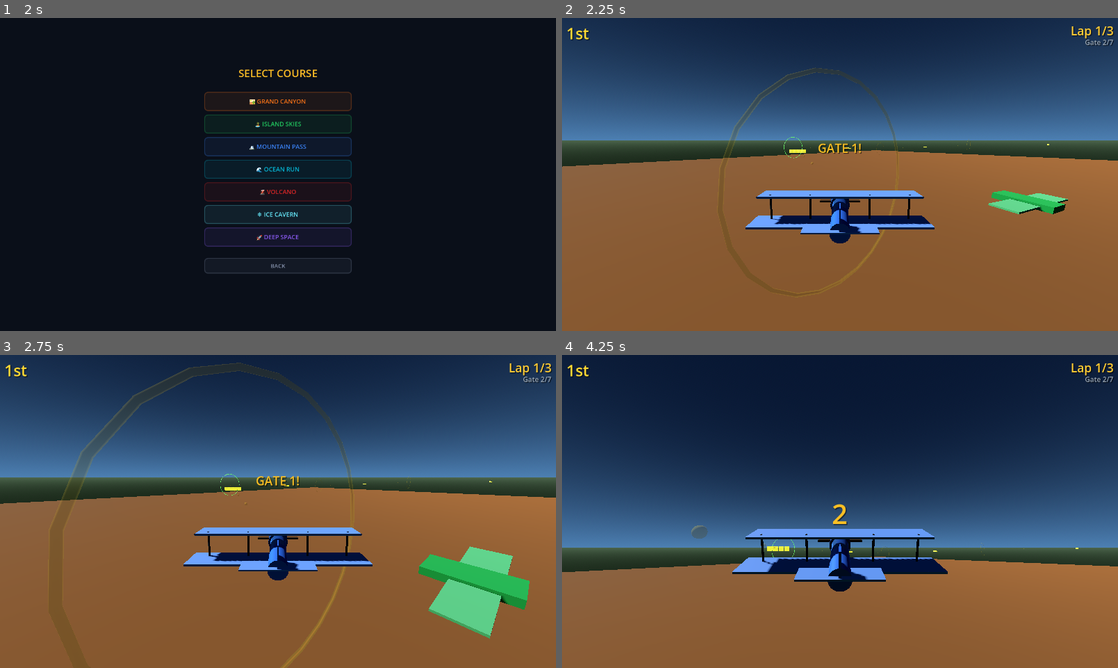
Above: before the commit, frames 1-4 (two rows, left to right).
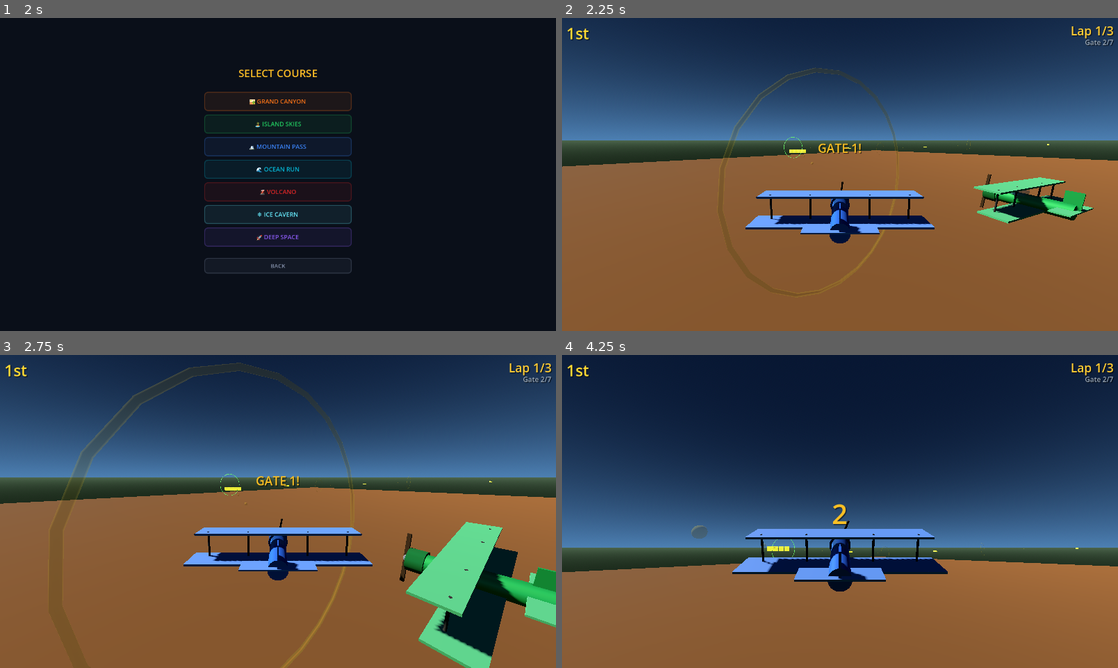
Above: after the commit, the same moments.

Repository: withdoron/ephraim-games
Game: Godot game, scene res://node_3d.tscn
The game is run twice, just before and just after one commit, with the same random seed, the same clock (stepped at 60 frames per second) and the same inputs.
Inputs (mouse positions are in pixels of both pictures, inside the frame that each line leads up to):
- Up to frame 1 (2 s): click "RACE" at 0.5 s; click "1 PLAYER" at 1.25 s
- Up to frame 2 (2.25 s): click "🏜️ GRAND CANYON" at 2 s
- Up to frame 3 (2.75 s): no input
- Up to frame 4 (4.25 s): tap Enter at 2.75 s; move the mouse to (962, 495) at 2.77 s; hold Right (ui_right) 2.78-3.53 s; tap P at 2.85 s; click (962, 495) at 2.92 s; tap Space at 3.02, 3.77 s; move the mouse to (728, 527) at 3.52 s; hold S from 3.53 s (still down); tap Shift at 3.6 s

Frame 1 is identical in both runs. In frame 2, 1.9% of the frame differs, in the area x 46-96%, y 49-66%; in frame 3, 6.4%, in the area x 46-100%, y 52-100%; in frame 4, less than 0.1%.

Commit message:
RINGSTORM-GODOT: Staggerwing biplane model from mesh primitives
Replace box-planes with detailed Staggerwing biplane design built
from Godot mesh primitives. Both player and NPC use the same model:

- Cylinder fuselage with tapered tail section
- Engine cowl (wider cylinder) with metallic spinner sphere
- Spinning propeller (box mesh, rotates 25 rad/s in _physics_process)
- Staggered biplane wings: lower wing slightly aft, upper forward
- 4 wing struts connecting upper and lower wings
- Horizontal + vertical stabilizers at tail
- Landing gear with wheel spheres
- Transparent cockpit canopy with glass material

Each racer uses their own color: body = accent color, wings =
lightened accent, cowl = darkened accent. NPC _create_mesh() fully
rewritten to match the player biplane builder.

Co-Authored-By: Claude Opus 4.6 (1M context) <noreply@anthropic.com>

Diff:
--- a/ringstorm/new-game-project/scripts/npc_plane.gd
+++ b/ringstorm/new-game-project/scripts/npc_plane.gd
@@ -62,34 +62,85 @@
 	_create_mesh()
 
 func _create_mesh():
-	# Simple plane mesh (same as player but NPC color)
-	body_mesh = MeshInstance3D.new()
-	body_mesh.name = "Body"
-	var box = BoxMesh.new()
-	box.size = Vector3(1.2, 0.3, 2.5)
-	body_mesh.mesh = box
-	var mat = StandardMaterial3D.new()
-	mat.albedo_color = racer_color
-	mat.metallic = 0.3
-	body_mesh.material_override = mat
+	# Staggerwing biplane — same design as player, NPC colors
+	var accent = racer_color
+	var wing_col = racer_color.lightened(0.3)
+	var accent_dark = accent.darkened(0.3)
+	var bmat = StandardMaterial3D.new(); bmat.albedo_color = accent; bmat.metallic = 0.3; bmat.roughness = 0.6
+	var dmat = StandardMaterial3D.new(); dmat.albedo_color = accent_dark; dmat.metallic = 0.3
+	var wmat = StandardMaterial3D.new(); wmat.albedo_color = wing_col; wmat.metallic = 0.1; wmat.roughness = 0.8
+	var smat = StandardMaterial3D.new(); smat.albedo_color = Color(0.25, 0.25, 0.25)
+	var pmat = StandardMaterial3D.new(); pmat.albedo_color = Color(0.3, 0.2, 0.1)
+
+	# Fuselage
+	body_mesh = MeshInstance3D.new(); body_mesh.name = "Body"
+	var fcyl = CylinderMesh.new(); fcyl.top_radius = 0.35; fcyl.bottom_radius = 0.35; fcyl.height = 3.5
+	body_mesh.mesh = fcyl; body_mesh.material_override = bmat
+	body_mesh.rotation.x = deg_to_rad(90)
 	add_child(body_mesh)
 
-	# Wings
-	var wings = MeshInstance3D.new()
-	var wmesh = BoxMesh.new()
-	wmesh.size = Vector3(5.0, 0.08, 1.2)
-	wings.mesh = wmesh
-	var wmat = StandardMaterial3D.new()
-	wmat.albedo_color = racer_color.lightened(0.3)
-	wmat.metallic = 0.2
-	wings.material_override = wmat
-	wings.position = Vector3(0, 0, 0.2)
-	add_child(wings)
+	# Tail taper
+	var tt = MeshInstance3D.new(); var ttc = CylinderMesh.new()
+	ttc.top_radius = 0.35; ttc.bottom_radius = 0.18; ttc.height = 1.0
+	tt.mesh = ttc; tt.material_override = bmat; tt.rotation.x = deg_to_rad(90); tt.position = Vector3(0, 0, 1.2)
+	add_child(tt)
+
+	# Cowl
+	var cowl = MeshInstance3D.new(); var ccyl = CylinderMesh.new()
+	ccyl.top_radius = 0.45; ccyl.bottom_radius = 0.45; ccyl.height = 0.6
+	cowl.mesh = ccyl; cowl.material_override = dmat; cowl.rotation.x = deg_to_rad(90); cowl.position = Vector3(0, 0, -1.5)
+	add_child(cowl)
+
+	# Spinner
+	var spin = MeshInstance3D.new(); var ssph = SphereMesh.new(); ssph.radius = 0.15; ssph.height = 0.3
+	spin.mesh = ssph; var sm = StandardMaterial3D.new(); sm.albedo_color = Color(0.7, 0.7, 0.75); sm.metallic = 0.6
+	spin.material_override = sm; spin.position = Vector3(0, 0, -1.85); add_child(spin)
+
+	# Propeller
+	var prop = MeshInstance3D.new(); prop.name = "Propeller"
+	var pb = BoxMesh.new(); pb.size = Vector3(2.0, 0.08, 0.15)
+	prop.mesh = pb; prop.material_override = pmat; prop.position = Vector3(0, 0, -1.9); add_child(prop)
+
+	# Lower wing
+	var lw = MeshInstance3D.new(); var lwb = BoxMesh.new(); lwb.size = Vector3(7.0, 0.08, 1.2)
+	lw.mesh = lwb; lw.material_override = wmat; lw.position = Vector3(0, -0.2, 0.3); add_child(lw)
+
+	# Upper wing
+	var uw = MeshInstance3D.new(); var uwb = BoxMesh.new(); uwb.size = Vector3(6.5, 0.08, 1.1)
+	uw.mesh = uwb; uw.material_override = wmat; uw.position = Vector3(0, 0.8, -0.2); add_child(uw)
+
+	# Struts
+	for sx in [-1.2, -2.8, 1.2, 2.8]:
+		var st = MeshInstance3D.new(); var sc = CylinderMesh.new()
+		sc.top_radius = 0.04; sc.bottom_radius = 0.04; sc.height = 1.1
+		st.mesh = sc; st.material_override = smat; st.position = Vector3(sx, 0.3, 0.05); add_child(st)
+
+	# H-stab + V-stab
+	var hs = MeshInstance3D.new(); var hb = BoxMesh.new(); hb.size = Vector3(2.5, 0.06, 0.7)
+	hs.mesh = hb; hs.material_override = wmat; hs.position = Vector3(0, 0.1, 1.6); add_child(hs)
+	var vs = MeshInstance3D.new(); var vb = BoxMesh.new(); vb.size = Vector3(0.06, 0.8, 0.6)
+	vs.mesh = vb; vs.material_override = bmat; vs.position = Vector3(0, 0.5, 1.6); add_child(vs)
+
+	# Landing gear + wheels
+	for side in [-1, 1]:
+		var g = MeshInstance3D.new(); var gc = CylinderMesh.new()
+		gc.top_radius = 0.04; gc.bottom_radius = 0.04; gc.height = 0.6
+		g.mesh = gc; g.material_override = smat
+		g.position = Vector3(side * 0.8, -0.5, -0.3); g.rotation.x = deg_to_rad(15); add_child(g)
+		var w = MeshInstance3D.new(); var ws = SphereMesh.new(); ws.radius = 0.12; ws.height = 0.24
+		w.mesh = ws; w.material_override = smat; w.position = Vector3(side * 0.8, -0.8, -0.25); add_child(w)
+
+	# Cockpit
+	var cp = MeshInstance3D.new(); var cb = BoxMesh.new(); cb.size = Vector3(0.5, 0.3, 0.6)
+	cp.mesh = cb; var cm = StandardMaterial3D.new()
+	cm.albedo_color = Color(0.5, 0.7, 1.0, 0.4); cm.transparency = BaseMaterial3D.TRANSPARENCY_ALPHA
+	cm.metallic = 0.5; cm.roughness = 0.3; cp.material_override = cm; cp.position = Vector3(0, 0.35, -0.3)
+	add_child(cp)
 
 	# Collision shape
 	var col = CollisionShape3D.new()
 	var shape = BoxShape3D.new()
-	shape.size = Vector3(1.2, 0.4, 2.5)
+	shape.size = Vector3(2.0, 1.0, 3.5)
 	col.shape = shape
 	add_child(col)
 
@@ -183,8 +234,13 @@
 	move_and_slide()
 
 	# Visual pitch and roll
-	rotation.x = -pitch_angle  # Positive pitch = nose up = negative rotation.x
-	rotation.z = -roll_value  # Turning right = positive roll_value = tilt right = negative rotation.z
+	rotation.x = -pitch_angle
+	rotation.z = -roll_value
+
+	# Spin propeller
+	var prop = get_node_or_null("Propeller")
+	if prop:
+		prop.rotation.z += 25.0 * delta
 
 	# NPC weapon use — ported from lines 995-997
 	if weapon != "" and randf() < 0.01:
--- a/ringstorm/new-game-project/scripts/player_plane.gd
+++ b/ringstorm/new-game-project/scripts/player_plane.gd
@@ -236,6 +236,11 @@
 		if trail.size() > 30:
 			trail.pop_front()
 
+	# Spin propeller
+	var prop = get_node_or_null("Propeller")
+	if prop:
+		prop.rotation.z += 25.0 * delta
+
 	# Camera
 	_update_camera(delta)
 
